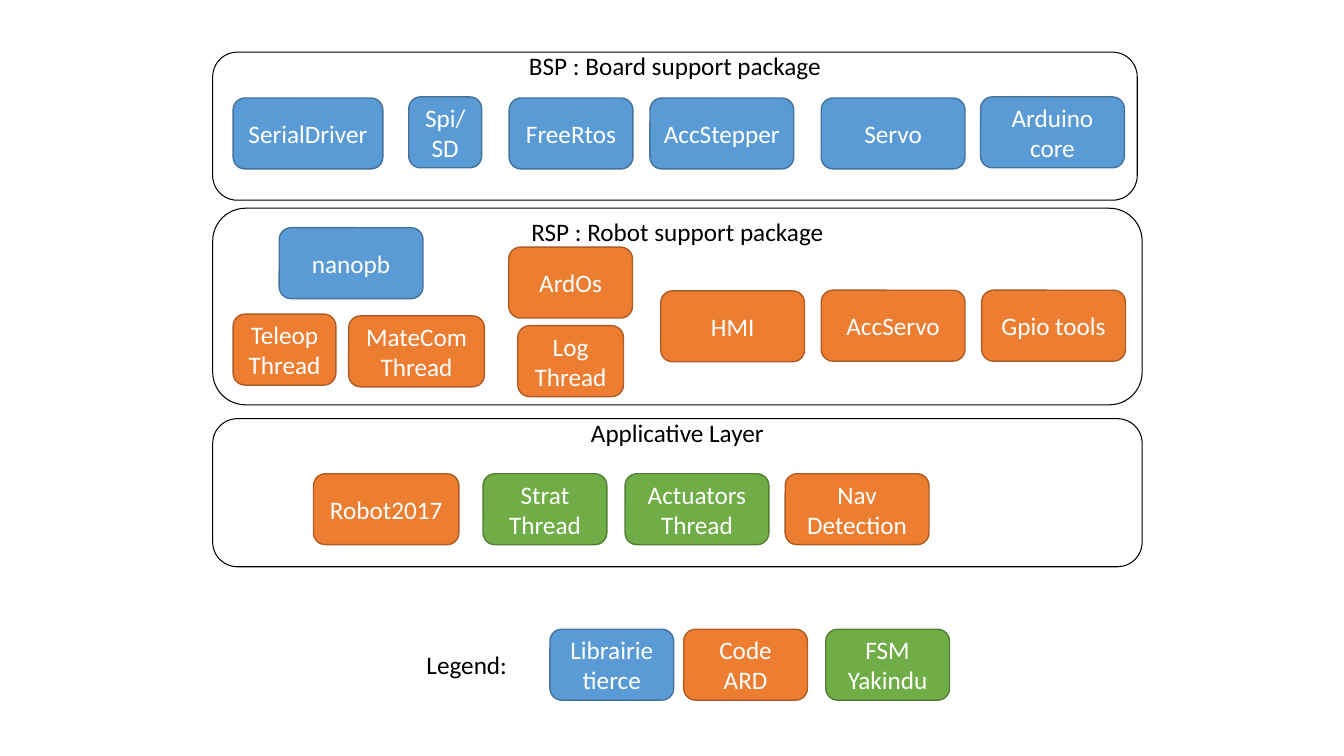
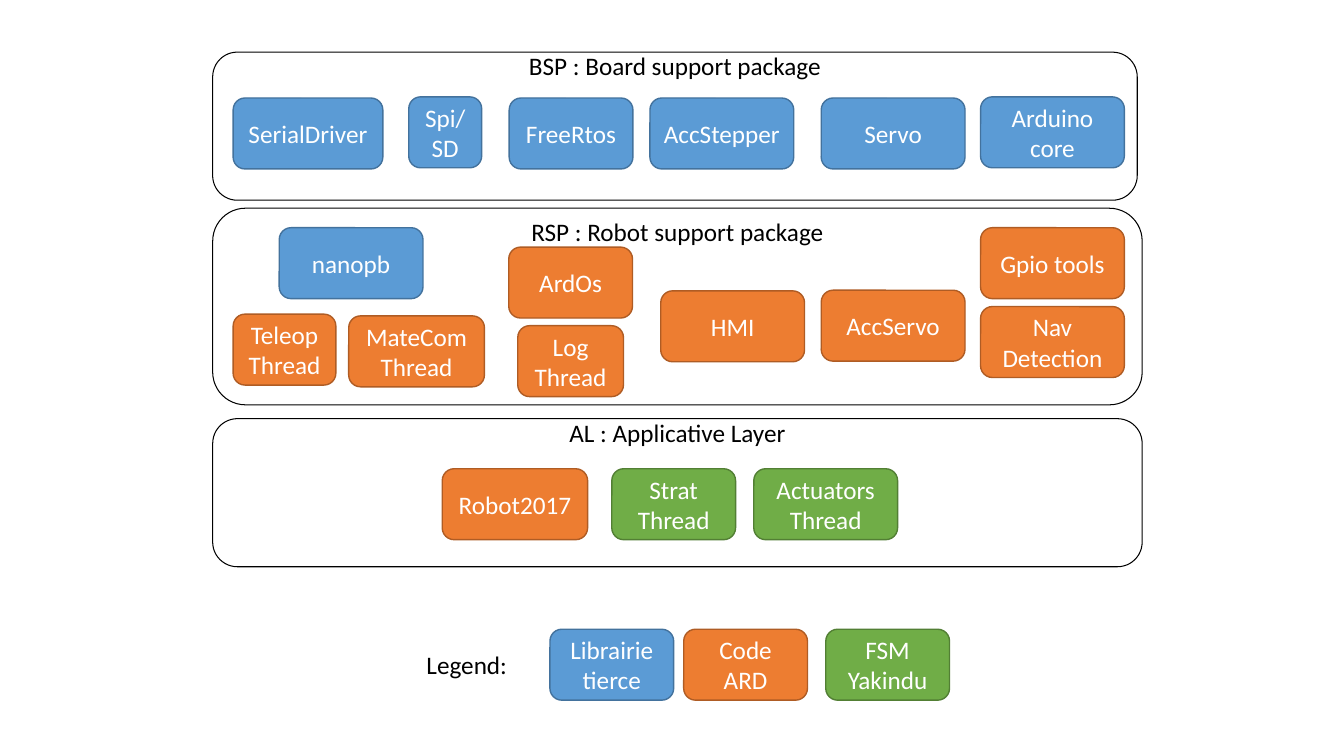
Before and after one commit to wixiw/ard2017, a slide deck: slide 1 of docs/PMI2017_archiSW.pptx. Drawn at 1344x756 pixels with LibreOffice and Linux fonts; fonts in the diff are those of the drawing. Boxes give left, top, right and bottom in pixels: in the first picture for what was removed or moved away, otherwise in the second. Text is boxed around its words. In the diff, an @@ line names an element or a change of style, - is before the commit and + after.

```diff
--- a/docs/PMI2017_archiSW.pptx
+++ b/docs/PMI2017_archiSW.pptx
@@ rounded rectangle "Gpio tools": place and size @@
-rounded rectangle "Gpio tools" at (982, 290, 1126, 361)
+rounded rectangle "Gpio tools" at (981, 228, 1125, 298)
@@ rounded rectangle "Nav": place and size @@
-rounded rectangle "Nav" at (785, 474, 930, 544)
+rounded rectangle "Nav" at (981, 307, 1125, 377)
@@ text in rounded rectangle at (569, 424, 786, 446): text changed @@
-Applicative Layer
+AL : Applicative Layer
@@ 3 rounded rectangles: place and size @@
-3 rounded rectangles at (314, 474, 769, 544)
+3 rounded rectangles at (443, 469, 898, 539)
```
Also in this commit, not shown: 13 other files.
